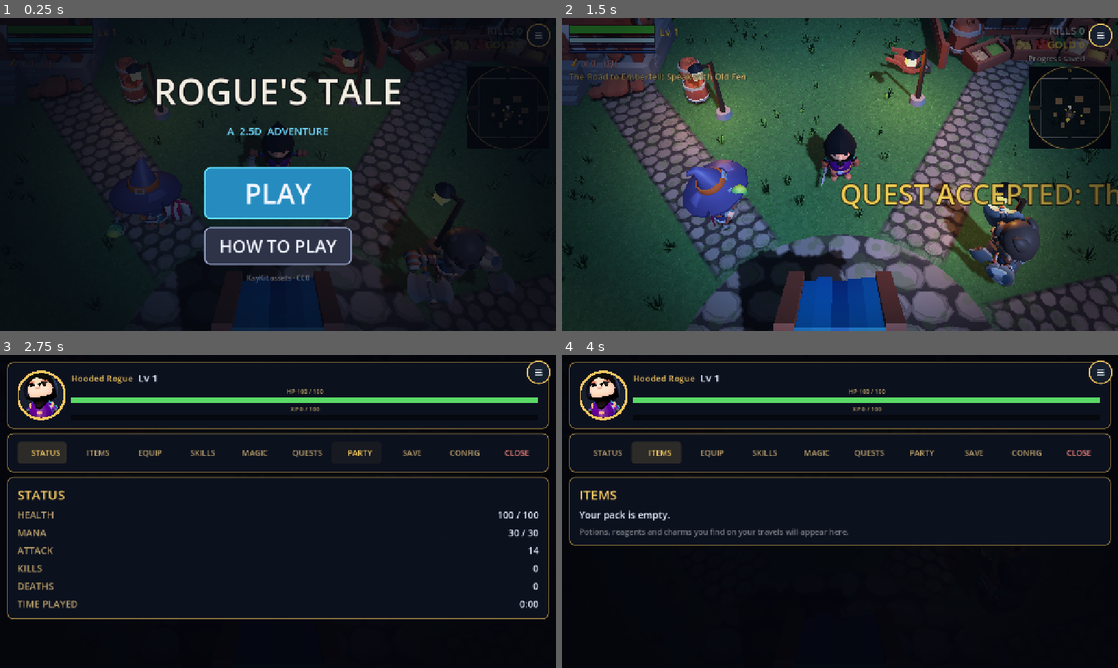
Above: before the commit, frames 1-4 (two rows, left to right).
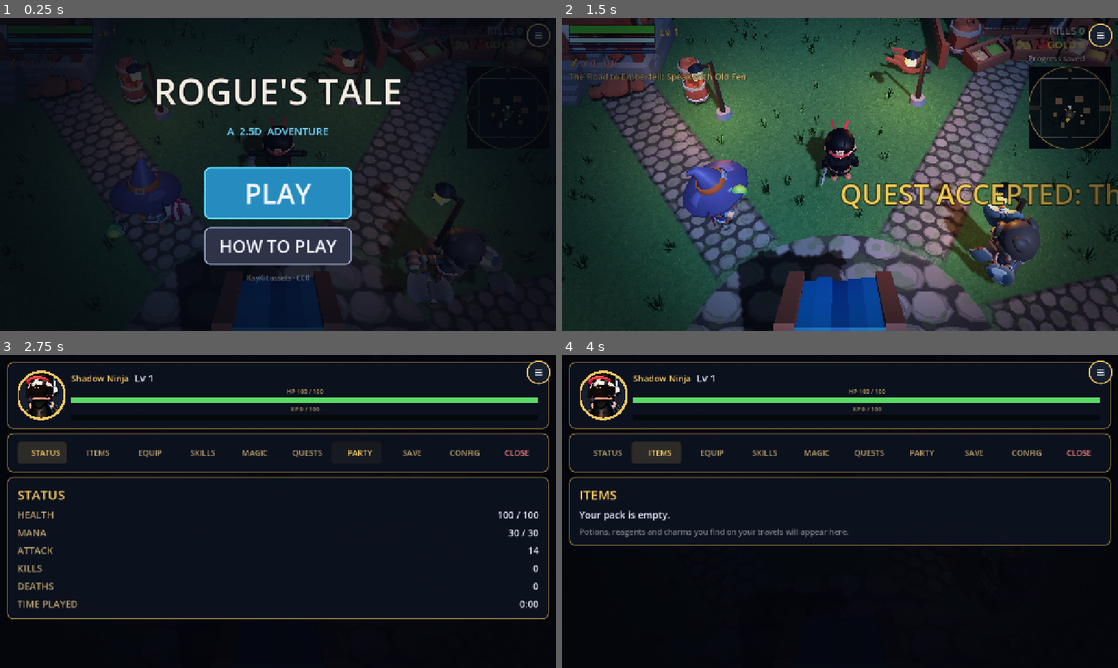
Above: after the commit, the same moments.

Repository: OuterHeavenX/godot-2.5D-rpg
Game: Godot game, scene res://src/world/main.tscn
Two runs of this game, one before a commit and one after it. Both use one fixed random seed, a clock stepped at 60 frames per second and the inputs below.
Inputs (mouse positions are in pixels of both pictures, inside the frame that each line leads up to):
- Up to frame 1 (0.25 s): no input
- Up to frame 2 (1.5 s): click "PLAY" at 0.5 s; click "SKIP" at 1.25 s
- Up to frame 3 (2.75 s): drag from (539, 373) to (333, 442) at 2.02 s
- Up to frame 4 (4 s): click "STATUS" at 2.75 s; click "ITEMS" at 3.5 s

The runs differ from the first frame. In frame 1, 0.2% of the frame differs, in the area x 45-56%, y 31-48%; in frame 2, 0.4%; in frame 3, 0.7%, in the area x 4-29%, y 6-21%; in frame 4, 0.7%.

Commit message:
Ninja hero: custom shadow ninja replaces the hooded rogue

Diff:
--- a/src/player/player.gd
+++ b/src/player/player.gd
@@ -2,8 +2,8 @@
 ## Classic JRPG-style movement for 2.5D RPG, with ATB combat.
 ## Camera is angled like old-school Final Fantasy; movement is on the XZ plane.
 ## Supports keyboard (WASD/arrows) and the on-screen virtual joystick.
-## The player is a real 3D animated character (KayKit "Adventurers" Hooded
-## Rogue, CC0).
+## The player is a real 3D animated character (custom ninja built on the
+## KayKit "Adventurers" rig, CC0).
 ##
 ## ATB: the gauge fills in real time (~1.4s). Attacks and dodges spend it.
 ## Skeletons telegraph their swings, so a well-timed dodge avoids damage.
@@ -75,6 +75,7 @@
 var dead := false
 var _hood_mat: ShaderMaterial
 var _cape_mat: ShaderMaterial
+var _mask_mat: StandardMaterial3D
 
 const HOOD_SHADER := preload("res://src/player/hood_two_tone.gdshader")
 const CAPE_SHADER := preload("res://src/player/cape_two_tone.gdshader")
@@ -301,6 +302,8 @@
 
 ## Black-outside / red-inside materials for the hood and the cape.
 ## Colors update based on equipped cape/hood levels.
+## The ninja hero has no hood: his face mask takes the hood color instead
+## (red headband stays signature red).
 func _apply_two_tone() -> void:
 	var head := rig.find_child("Rogue_Head_Hooded") as MeshInstance3D
 	if head != null:
@@ -308,6 +311,11 @@
 		_hood_mat.shader = HOOD_SHADER
 		_hood_mat.set_shader_parameter("albedo_tex", ROGUE_TEXTURE)
 		head.set_surface_override_material(0, _hood_mat)
+	var mask := rig.find_child("Ninja_Mask") as MeshInstance3D
+	if mask != null:
+		_mask_mat = StandardMaterial3D.new()
+		_mask_mat.roughness = 0.9
+		mask.set_surface_override_material(0, _mask_mat)
 	var cape := rig.find_child("Rogue_Cape") as MeshInstance3D
 	if cape != null:
 		_cape_mat = ShaderMaterial.new()
@@ -321,6 +329,8 @@
 		var hood_color := Equipment.get_color(hood_level)
 		_hood_mat.set_shader_parameter("outside_color", Vector3(hood_color.r, hood_color.g, hood_color.b))
 		# Keep the red lining, or match it to the hood? Keep red for now.
+	if _mask_mat != null:
+		_mask_mat.albedo_color = Equipment.get_color(hood_level)
 	if _cape_mat != null:
 		var cape_color := Equipment.get_color(cape_level)
 		_cape_mat.set_shader_parameter("outside_color", Vector3(cape_color.r, cape_color.g, cape_color.b))
--- a/src/player/player.tscn
+++ b/src/player/player.tscn
@@ -1,7 +1,7 @@
 [gd_scene load_steps=4 format=3 uid="uid://c8player25drpg"]
 
 [ext_resource type="Script" path="res://src/player/player.gd" id="1_player"]
-[ext_resource type="PackedScene" path="res://src/player/rogue_hooded.glb" id="2_hero"]
+[ext_resource type="PackedScene" path="res://src/player/ninja.glb" id="2_hero"]
 
 [sub_resource type="CapsuleShape3D" id="CapsuleShape3D_player"]
 radius = 0.4
--- a/src/ui/char_menu.gd
+++ b/src/ui/char_menu.gd
@@ -164,7 +164,7 @@
 	var title_row := HBoxContainer.new()
 	title_row.add_theme_constant_override("separation", 12)
 	hinfo.add_child(title_row)
-	title_row.add_child(_label("Hooded Rogue", 20, GOLD))
+	title_row.add_child(_label("Shadow Ninja", 20, GOLD))
 	_side_level = _label("Lv 1", 24, INK)
 	title_row.add_child(_side_level)
 	_side_hp_label = _label("", 14, GOLD_DIM)
@@ -898,7 +898,7 @@
 
 	for c in _party_list.get_children():
 		c.queue_free()
-	var row := _row("Hooded Rogue", "Lv %d  ·  HP %d/%d" % [lvl, int(hp), int(max_hp)])
+	var row := _row("Shadow Ninja", "Lv %d  ·  HP %d/%d" % [lvl, int(hp), int(max_hp)])
 	_party_list.add_child(row)
 	# Recruited companions.
 	for cid in PartyMan.recruited:
--- a/src/ui/portrait.gd
+++ b/src/ui/portrait.gd
@@ -1,13 +1,11 @@
 extends Control
-## Live 3D portrait: the actual KayKit rogue rig on a slow turntable,
+## Live 3D portrait: the actual ninja hero rig on a slow turntable,
 ## rendered in a SubViewport and masked to a gold-ringed circle.
 ## Inherits PROCESS_MODE_ALWAYS from the character menu, so it keeps
 ## spinning while the game is paused.
 
-const ROGUE_SCENE := preload("res://src/player/rogue_hooded.glb")
-const HOOD_SHADER := preload("res://src/player/hood_two_tone.gdshader")
+const HERO_SCENE := preload("res://src/player/ninja.glb")
 const CAPE_SHADER := preload("res://src/player/cape_two_tone.gdshader")
-const ROGUE_TEXTURE := preload("res://src/player/rogue_hooded_rogue_texture.png")
 const CIRCLE_SHADER := preload("res://src/ui/portrait_circle.gdshader")
 const HIDDEN_PROPS := ["Knife_Offhand", "1H_Crossbow", "2H_Crossbow", "Throwable"]
 
@@ -92,7 +90,7 @@
 	viewport.add_child(cam)
 	cam.look_at(Vector3(0, 1.38, 0))
 
-	_rig = ROGUE_SCENE.instantiate() as Node3D
+	_rig = HERO_SCENE.instantiate() as Node3D
 	# rotation.y = 0 faces the camera (rig forward is +Z). Static: no sway.
 	_rig.rotation.y = 0.0
 	viewport.add_child(_rig)
@@ -107,14 +105,15 @@
 	if anim != null:
 		anim.play("Idle")
 
-## Same black-outside / red-inside hood and cape as the in-game player.
+## Same black cape as the in-game player; the ninja's mask renders with
+## its default near-black (hood level 0), matching the in-game hero.
 func _apply_two_tone() -> void:
-	var head := _rig.find_child("Rogue_Head_Hooded") as MeshInstance3D
-	if head != null:
-		var hood_mat := ShaderMaterial.new()
-		hood_mat.shader = HOOD_SHADER
-		hood_mat.set_shader_parameter("albedo_tex", ROGUE_TEXTURE)
-		head.set_surface_override_material(0, hood_mat)
+	var mask := _rig.find_child("Ninja_Mask") as MeshInstance3D
+	if mask != null:
+		var mask_mat := StandardMaterial3D.new()
+		mask_mat.roughness = 0.9
+		mask_mat.albedo_color = Color(0.015, 0.015, 0.015)
+		mask.set_surface_override_material(0, mask_mat)
 	var cape := _rig.find_child("Rogue_Cape") as MeshInstance3D
 	if cape != null:
 		var cape_mat := ShaderMaterial.new()
@@ -132,8 +131,8 @@
 		mesh.size = Vector3(0.14, 0.045, 0.03)
 		mesh.material = brow_mat
 		brow.mesh = mesh
-		# Sit on the face, covering the model's painted brows.
-		brow.position = Vector3(side * 0.13, 1.56, 0.50)
+		# Sit above the ninja's mask, covering the model's painted brows.
+		brow.position = Vector3(side * 0.13, 1.70, 0.50)
 		# Inner end down: left brow (side -1) tilts -22°, right +22°.
 		brow.rotation.z = deg_to_rad(side * 22.0)
 		brow.rotation.y = deg_to_rad(side * -8.0)
--- /dev/null
+++ b/tests/ninja_hero_test.gd
@@ -0,0 +1,104 @@
+extends SceneTree
+## Ninja hero integration test. Run with:
+##   godot --headless --path . -s tests/ninja_hero_test.gd
+## Boots the real main scene and verifies the ninja hero: meshes, props,
+## two-tone materials, equipment colors, and all combat animations.
+
+var _fails := 0
+var _passes := 0
+
+func _init() -> void:
+	call_deferred("_run")
+
+func _check(cond: bool, what: String) -> void:
+	if cond:
+		_passes += 1
+		print("  ok   ", what)
+	else:
+		_fails += 1
+		printerr("  FAIL ", what)
+
+func _frames(n: int) -> void:
+	for i in n:
+		await process_frame
+
+func _run() -> void:
+	print("== ninja hero boot")
+	change_scene_to_file("res://src/world/main.tscn")
+	await _frames(5)
+	paused = false
+	var mm := get_first_node_in_group("main_menu")
+	if mm != null:
+		mm.set("_showing_story", false)
+	await _frames(5)
+	var player := get_first_node_in_group("player")
+	_check(player != null, "player present")
+	if player == null:
+		quit(1)
+		return
+	var rig: Node3D = player.get_node_or_null("HeroRig")
+	_check(rig != null, "HeroRig node present")
+
+	print("== ninja meshes")
+	var mask := rig.find_child("Ninja_Mask")
+	var band := rig.find_child("Ninja_Headband")
+	var cape := rig.find_child("Rogue_Cape")
+	_check(mask is MeshInstance3D, "Ninja_Mask present")
+	_check(band is MeshInstance3D, "Ninja_Headband present")
+	_check(cape is MeshInstance3D, "Rogue_Cape present")
+	_check(rig.find_child("Rogue_Head_Hooded") == null, "old hooded head gone")
+
+	print("== props")
+	var knife := rig.find_child("Knife") as MeshInstance3D
+	var off := rig.find_child("Knife_Offhand") as MeshInstance3D
+	_check(knife != null and knife.visible, "main-hand dagger visible")
+	_check(off != null and not off.visible, "off-hand dagger hidden")
+
+	print("== two-tone materials")
+	_check(mask.get_surface_override_material(0) != null, "mask has override material")
+	_check(cape.get_surface_override_material(0) != null, "cape has override material")
+
+	print("== equipment colors")
+	player.equip_hood(45)
+	player.equip_cape(25)
+	await _frames(2)
+	var mm2 := mask.get_surface_override_material(0) as StandardMaterial3D
+	_check(mm2 != null and mm2.albedo_color.r > 0.3, "mask tinted blood-red by hood level 45")
+	_check(int(player.get("hood_level")) == 45, "hood level stored")
+	_check(int(player.get("cape_level")) == 25, "cape level stored")
+
+	print("== animations")
+	var anim := rig.get_node("AnimationPlayer") as AnimationPlayer
+	# The player's own physics keeps grabbing the AnimationPlayer back to
+	# Idle; freeze it while the test drives the clips directly.
+	player.set_physics_process(false)
+	var all_ok := true
+	for clip in ["Idle", "Walking_A", "1H_Melee_Attack_Slice_Horizontal",
+			"Dodge_Forward", "Hit_A", "Death_A"]:
+		if not anim.has_animation(clip):
+			all_ok = false
+			printerr("  FAIL missing anim: ", clip)
+		else:
+			anim.play(clip)
+			await _frames(2)
+			if anim.current_animation != StringName(clip):
+				all_ok = false
+				printerr("  FAIL did not play: ", clip)
+	_check(all_ok, "all six hero animations play")
+	anim.play("Idle")
+	player.set_physics_process(true)
+
+	print("== attack path")
+	player.set("atb", 1.0)
+	player.try_attack()
+	await _frames(30)
+	_check(true, "try_attack ran without errors")
+
+	print("")
+	print("%d passed, %d failed" % [_passes, _fails])
+	if _fails > 0:
+		printerr("NINJA HERO TESTS FAILED")
+		quit(1)
+	else:
+		print("NINJA HERO ALL TESTS PASSED")
+		quit(0)
--- /dev/null
+++ b/tests/portrait_test.gd
@@ -0,0 +1,25 @@
+extends SceneTree
+## Portrait smoke test: the menu portrait builds its 3D ninja rig cleanly.
+
+func _init() -> void:
+	call_deferred("_run")
+
+func _run() -> void:
+	for i in 5:
+		await process_frame
+	var portrait_script: GDScript = load("res://src/ui/portrait.gd")
+	var p: Control = portrait_script.new()
+	root.add_child(p)
+	for i in 10:
+		await process_frame
+	var rig: Node3D = p.get("_rig")
+	print("portrait rig: ", "OK" if rig != null else "FAIL null")
+	if rig != null:
+		print("  mask: ", rig.find_child("Ninja_Mask") != null)
+		print("  headband: ", rig.find_child("Ninja_Headband") != null)
+		print("  cape: ", rig.find_child("Rogue_Cape") != null)
+		var anim := rig.find_child("AnimationPlayer") as AnimationPlayer
+		print("  idle anim: ", anim != null and anim.current_animation == "Idle")
+		print("  brows: ", rig.get_child_count() > 2)
+	print("PORTRAIT TEST DONE")
+	quit(0)
Binary file added: src/player/ninja.glb
Not shown, added: src/player/ninja.glb.import
Binary file added: src/player/ninja_rogue_texture.png
Not shown, added: src/player/ninja_rogue_texture.png.import
Not shown, added: tests/ninja_hero_test.gd.uid
Not shown, added: tests/portrait_test.gd.uid
Not shown, changed: docs/index.html
Not shown, changed: docs/index.pck
Not shown, changed: tools/export_web.sh
Not shown, changed: tools/stamp_web_version.py
